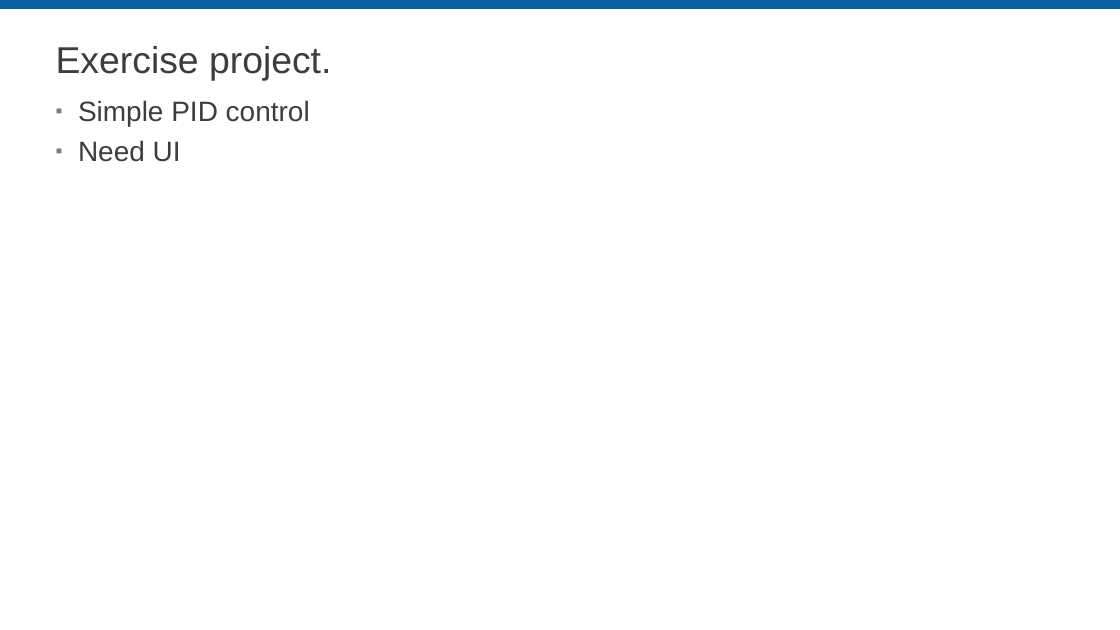
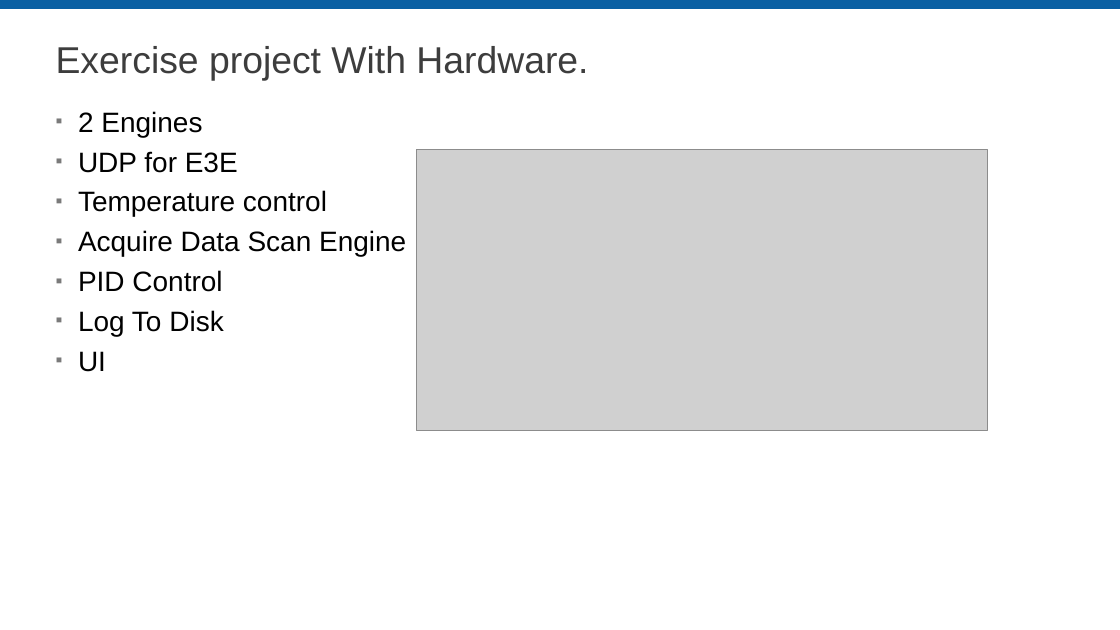
Before and after one commit to LabVIEW-DCAF/Documentation, a slide deck: slide 4 of Trunk/Getting Started Material/DCAF Training/5 Module Reuse.pptx (slide 3 before the commit). Drawn at 1120x630 pixels with LibreOffice and Linux fonts; fonts in the diff are those of the drawing; grey boxes stand for pictures; background and template pictures are left out. Boxes give left, top, right and bottom in pixels: in the first picture for what was removed or moved away, otherwise in the second. Text is boxed around its words. In the diff, an @@ line names an element or a change of style, - is before the commit and + after.

```diff
--- a/Trunk/Getting Started Material/DCAF Training/5 Module Reuse.pptx
+++ b/Trunk/Getting Started Material/DCAF Training/5 Module Reuse.pptx
@@ title at <box>56,46,588,81</box>: text changed @@
-Exercise project.
+Exercise project With Hardware.
@@ text "2 Engines": place and size @@
-text "2 Engines" at <box>78,100,310,162</box>
+text "2 Engines" at <box>55,100,417,544</box>
@@ text "2 Engines" at <box>55,100,417,544</box>: fill none to #FFFFFF; outline none to #FFFFFF 1 pt @@
@@ text at <box>78,111,406,372</box>: text changed; text colour #3D3D3D to #000000 @@
-▪ Simple PID control
-▪ Need UI
+▪ 2 Engines
+▪ UDP for E3E
+▪ Temperature control
+▪ Acquire Data Scan Engine
+▪ PID Control
+▪ Log To Disk
+▪ UI
@@ picture added at <box>417,150,987,430</box> @@
```
Also in this commit, not shown: 2 other slides changed, 14 slides added, 2 slides removed, 1 other file.
